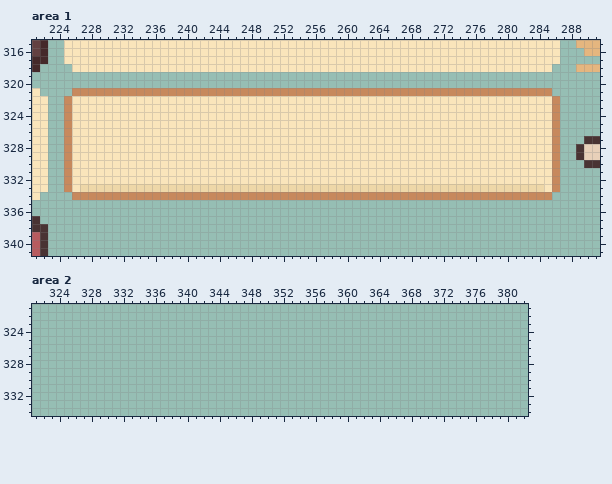
Two states of a pixel-art file, Assets/Datapacks/Tilesets/Complete_UI_Book_Styles_Pack_Full_v1.0/01_TravelBook/Aseprite/TravelBook.aseprite. The picture above is the old version.
544x880 pixels, 1 frame. Colours within 5 levels of each other are drawn and written as one. Shown: area 1: x 221..291, y 315..341; area 2: x 321..382, y 321..334.
And afterwards:
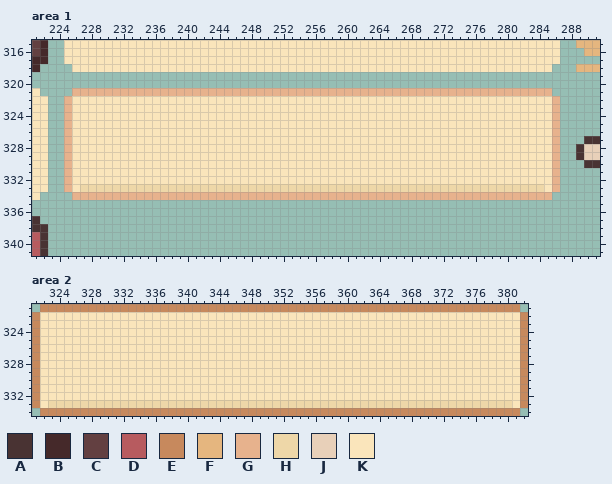
Palette (. is transparent): A #493333  B #45292a  C #634041  D #b75b5f  E #c7895d  F #e5b67f  G #e7b28d  H #eed7a8  J #e8d0b9  K #fae5bb
Change:
--- area 1, layer "UI"
@@ x 221..291 @@
 320 .......................................................................
-321 K....EEEEEEEEEEEEEEEEEEEEEEEEEEEEEEEEEEEEEEEEEEEEEEEEEEEEEEEEEEEE......
-322 KK..EKKKKKKKKKKKKKKKKKKKKKKKKKKKKKKKKKKKKKKKKKKKKKKKKKKKKKKKKKKKKE.....
-323 KK..EKKKKKKKKKKKKKKKKKKKKKKKKKKKKKKKKKKKKKKKKKKKKKKKKKKKKKKKKKKKKE.....
-324 KK..EKKKKKKKKKKKKKKKKKKKKKKKKKKKKKKKKKKKKKKKKKKKKKKKKKKKKKKKKKKKKE.....
-325 KK..EKKKKKKKKKKKKKKKKKKKKKKKKKKKKKKKKKKKKKKKKKKKKKKKKKKKKKKKKKKKKE.....
-326 KK..EKKKKKKKKKKKKKKKKKKKKKKKKKKKKKKKKKKKKKKKKKKKKKKKKKKKKKKKKKKKKE.....
-327 KK..EKKKKKKKKKKKKKKKKKKKKKKKKKKKKKKKKKKKKKKKKKKKKKKKKKKKKKKKKKKKKE...AA
-328 KK..EKKKKKKKKKKKKKKKKKKKKKKKKKKKKKKKKKKKKKKKKKKKKKKKKKKKKKKKKKKKKE..AJJ
-329 KK..EKKKKKKKKKKKKKKKKKKKKKKKKKKKKKKKKKKKKKKKKKKKKKKKKKKKKKKKKKKKKE..AJJ
-330 KK..EKKKKKKKKKKKKKKKKKKKKKKKKKKKKKKKKKKKKKKKKKKKKKKKKKKKKKKKKKKKKE...AA
-331 KK..EKKKKKKKKKKKKKKKKKKKKKKKKKKKKKKKKKKKKKKKKKKKKKKKKKKKKKKKKKKKKE.....
-332 KK..EKKKKKKKKKKKKKKKKKKKKKKKKKKKKKKKKKKKKKKKKKKKKKKKKKKKKKKKKKKKKE.....
-333 KK..EKHHHHHHHHHHHHHHHHHHHHHHHHHHHHHHHHHHHHHHHHHHHHHHHHHHHHHHHHHHKE.....
-334 K....EEEEEEEEEEEEEEEEEEEEEEEEEEEEEEEEEEEEEEEEEEEEEEEEEEEEEEEEEEEE......
+321 K....GGGGGGGGGGGGGGGGGGGGGGGGGGGGGGGGGGGGGGGGGGGGGGGGGGGGGGGGGGGG......
+322 KK..GKKKKKKKKKKKKKKKKKKKKKKKKKKKKKKKKKKKKKKKKKKKKKKKKKKKKKKKKKKKKG.....
+323 KK..GKKKKKKKKKKKKKKKKKKKKKKKKKKKKKKKKKKKKKKKKKKKKKKKKKKKKKKKKKKKKG.....
+324 KK..GKKKKKKKKKKKKKKKKKKKKKKKKKKKKKKKKKKKKKKKKKKKKKKKKKKKKKKKKKKKKG.....
+325 KK..GKKKKKKKKKKKKKKKKKKKKKKKKKKKKKKKKKKKKKKKKKKKKKKKKKKKKKKKKKKKKG.....
+326 KK..GKKKKKKKKKKKKKKKKKKKKKKKKKKKKKKKKKKKKKKKKKKKKKKKKKKKKKKKKKKKKG.....
+327 KK..GKKKKKKKKKKKKKKKKKKKKKKKKKKKKKKKKKKKKKKKKKKKKKKKKKKKKKKKKKKKKG...AA
+328 KK..GKKKKKKKKKKKKKKKKKKKKKKKKKKKKKKKKKKKKKKKKKKKKKKKKKKKKKKKKKKKKG..AJJ
+329 KK..GKKKKKKKKKKKKKKKKKKKKKKKKKKKKKKKKKKKKKKKKKKKKKKKKKKKKKKKKKKKKG..AJJ
+330 KK..GKKKKKKKKKKKKKKKKKKKKKKKKKKKKKKKKKKKKKKKKKKKKKKKKKKKKKKKKKKKKG...AA
+331 KK..GKKKKKKKKKKKKKKKKKKKKKKKKKKKKKKKKKKKKKKKKKKKKKKKKKKKKKKKKKKKKG.....
+332 KK..GKKKKKKKKKKKKKKKKKKKKKKKKKKKKKKKKKKKKKKKKKKKKKKKKKKKKKKKKKKKKG.....
+333 KK..GKHHHHHHHHHHHHHHHHHHHHHHHHHHHHHHHHHHHHHHHHHHHHHHHHHHHHHHHHHHKG.....
+334 K....GGGGGGGGGGGGGGGGGGGGGGGGGGGGGGGGGGGGGGGGGGGGGGGGGGGGGGGGGGGG......
 335 .......................................................................
--- area 2, layer "UI"
@@ x 321..382 @@
-321 ..............................................................
-322 ..............................................................
-323 ..............................................................
-324 ..............................................................
-325 ..............................................................
-326 ..............................................................
-327 ..............................................................
-328 ..............................................................
-329 ..............................................................
-330 ..............................................................
-331 ..............................................................
-332 ..............................................................
-333 ..............................................................
-334 ..............................................................
+321 .EEEEEEEEEEEEEEEEEEEEEEEEEEEEEEEEEEEEEEEEEEEEEEEEEEEEEEEEEEEE.
+322 EKKKKKKKKKKKKKKKKKKKKKKKKKKKKKKKKKKKKKKKKKKKKKKKKKKKKKKKKKKKKE
+323 EKKKKKKKKKKKKKKKKKKKKKKKKKKKKKKKKKKKKKKKKKKKKKKKKKKKKKKKKKKKKE
+324 EKKKKKKKKKKKKKKKKKKKKKKKKKKKKKKKKKKKKKKKKKKKKKKKKKKKKKKKKKKKKE
+325 EKKKKKKKKKKKKKKKKKKKKKKKKKKKKKKKKKKKKKKKKKKKKKKKKKKKKKKKKKKKKE
+326 EKKKKKKKKKKKKKKKKKKKKKKKKKKKKKKKKKKKKKKKKKKKKKKKKKKKKKKKKKKKKE
+327 EKKKKKKKKKKKKKKKKKKKKKKKKKKKKKKKKKKKKKKKKKKKKKKKKKKKKKKKKKKKKE
+328 EKKKKKKKKKKKKKKKKKKKKKKKKKKKKKKKKKKKKKKKKKKKKKKKKKKKKKKKKKKKKE
+329 EKKKKKKKKKKKKKKKKKKKKKKKKKKKKKKKKKKKKKKKKKKKKKKKKKKKKKKKKKKKKE
+330 EKKKKKKKKKKKKKKKKKKKKKKKKKKKKKKKKKKKKKKKKKKKKKKKKKKKKKKKKKKKKE
+331 EKKKKKKKKKKKKKKKKKKKKKKKKKKKKKKKKKKKKKKKKKKKKKKKKKKKKKKKKKKKKE
+332 EKKKKKKKKKKKKKKKKKKKKKKKKKKKKKKKKKKKKKKKKKKKKKKKKKKKKKKKKKKKKE
+333 EKHHHHHHHHHHHHHHHHHHHHHHHHHHHHHHHHHHHHHHHHHHHHHHHHHHHHHHHHHHKE
+334 .EEEEEEEEEEEEEEEEEEEEEEEEEEEEEEEEEEEEEEEEEEEEEEEEEEEEEEEEEEEE.
Changed places in both pictures, as pixel boxes (x1, y1, x2, y2):
changed: (64, 88, 560, 200)
added: (32, 304, 528, 416)
